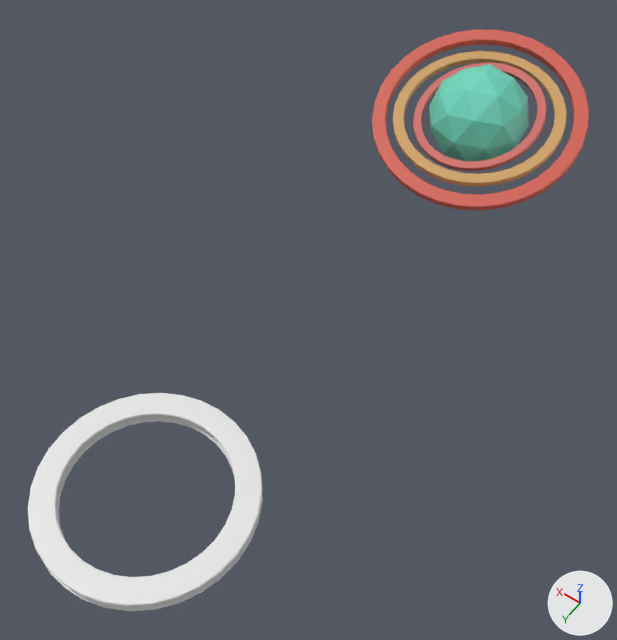
The glTF model 00_demo/working/01_scene_planet/scene.gltf as it was, and as the next commit left it.
Camera for both pictures: a 50 mm lens placed at (-13.2, 33.2, 27.7), pointed at (0.2, 14.5, -1.8). The axes (+X, +Y, +Z) are drawn at lower right. The lights are the same throughout. The picture after the commit comes second. Where no turn or scale is listed for an object, it has been applied to the vertices.
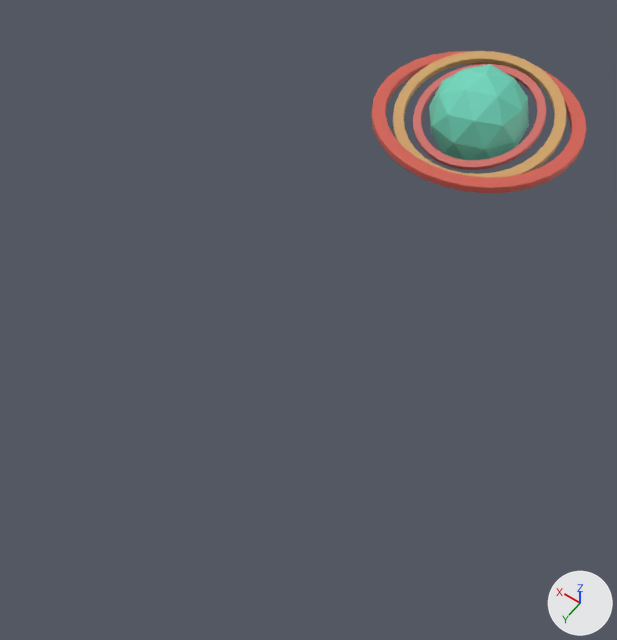
Boxes [x1, y1, x2, y2] around the edits, measured in the pictures (617 x 640 px):
'Circle.002', deleted
    before: [28, 393, 262, 606]
'outer_ring', turned
    before: [372, 29, 589, 211]
    after: [371, 51, 587, 193]
'Circle', turned
    before: [413, 63, 547, 171]
    after: [413, 64, 546, 170]
'Circle.001', deleted
    before: [48, 415, 263, 611]

Edits to the bpy script that builds the scene:
```text
Change ob_circle:
    ob_circle.rotation_euler: (-0.309, 0.132, 0.0753) -> (-0.275, 0.114, 0.0753)  # degrees (-18, 7.6, 4.3) -> degrees (-16, 6.5, 4.3)
Remove ob_circle_001:
    ob_circle_001 = bpy.data.objects.new('Circle.001', me_circle_001)
    ob_circle_001.location = (0.66, 24.56, -2.85)
Remove ob_circle_002:
    ob_circle_002 = bpy.data.objects.new('Circle.002', me_circle_002)
    ob_circle_002.location = (0.66, 24.56, -2.25)
Change ob_outer_ring:
    ob_outer_ring.rotation_euler: (-0.304, -0.041, -0.0373) -> (0.0, 0.0, 0.0)  # degrees (-17, -2.3, -2.1) -> degrees (0, 0, 0)
```
